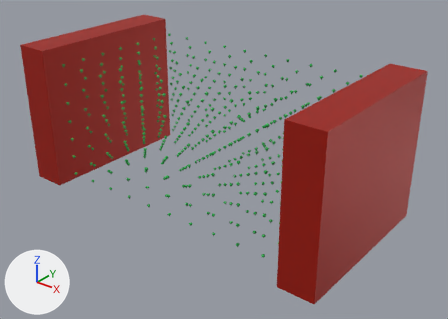
The glTF model assets/modelo.glb as it was, and as the next commit left it.
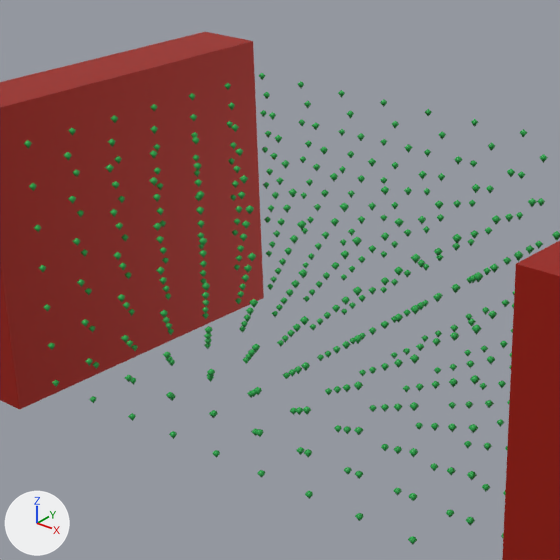
Each version is shown whole from a 50 mm lens placed at (5.6, -6.67, 3.86), pointed at (0.27, -0.01, -0.27), then close up on the part from 11% to 68% of the width and 0% to 80% of the height. The lights are fixed; the arrows at lower left show +X, +Y and +Z. Where no turn or scale is listed for an object, it has been applied to the vertices.
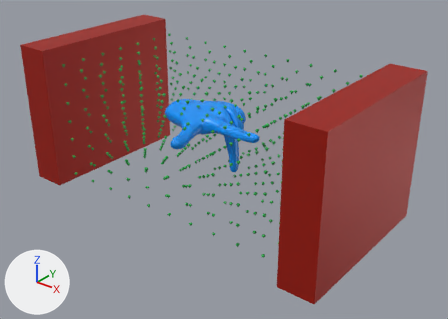
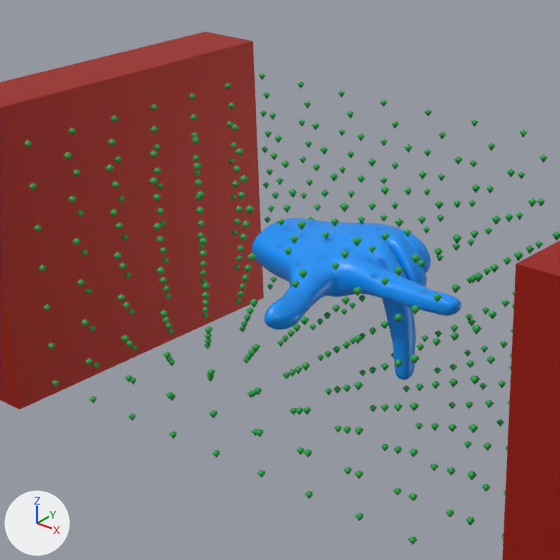
Where the change shows, as pixel boxes (x1, y1, x2, y2) in the close-ups (560 x 560 px):
'hand', added (blue)
    after: (252, 218, 461, 380)

The change in detail:
Material 'Material' (mat_material) is new.
Its base color is (0.0, 0.307, 1.0) (blue #0096ff).
Its roughness is 0.4.
Mesh me_cube is new.
It has 17553 vertices, 35008 faces and spans x -0.48..1.38, y -1.01..0.48, z -0.65..0.33.
It uses material mat_material (blue #0096ff).
Object 'hand' (ob_hand) is new; it shows me_cube.
Its location is (-0.416, 0.165, 0.106).
